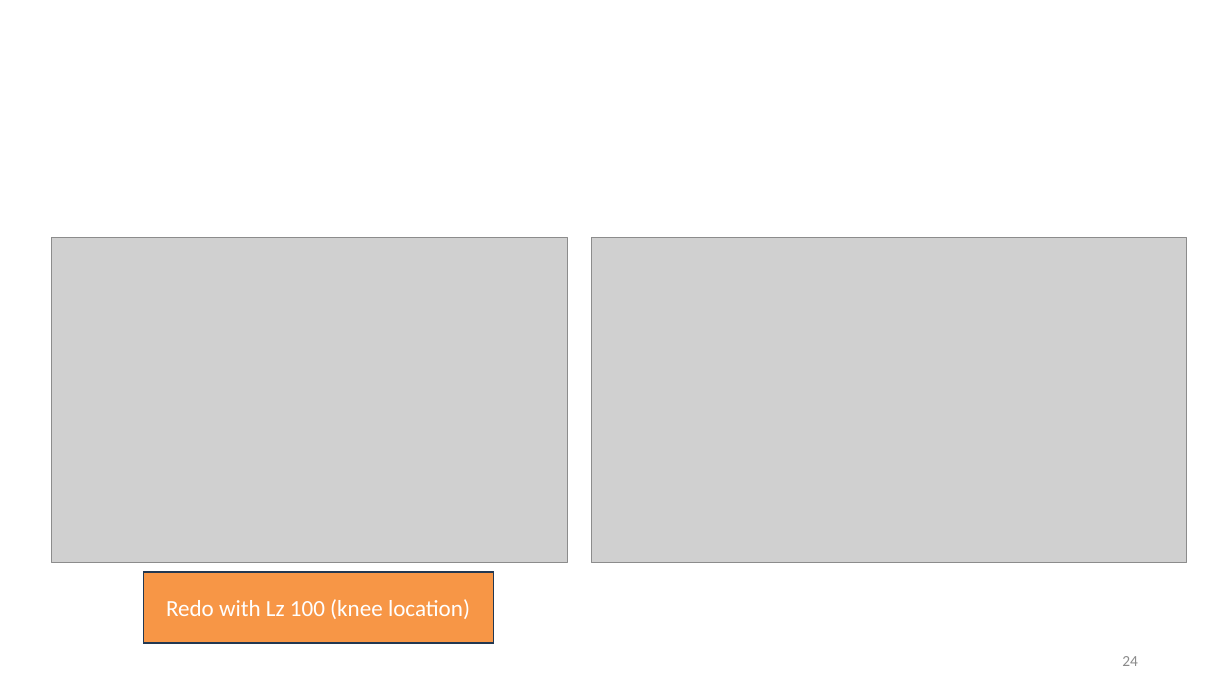
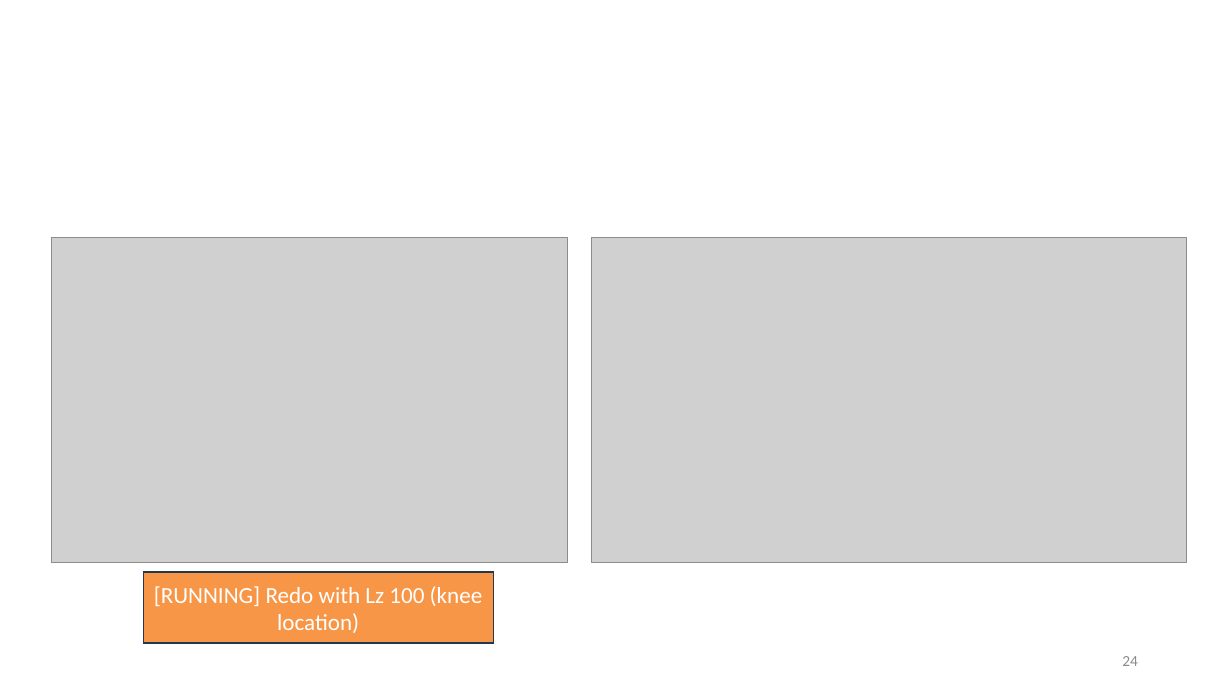
Before and after one commit to tyokokur/presentations, a slide deck: slide 24 of NAF.pptx. Drawn at 1232x693 pixels with LibreOffice and Linux fonts; fonts in the diff are those of the drawing; grey boxes stand for pictures; background and template pictures are left out. Boxes give left, top, right and bottom in pixels: in the first picture for what was removed or moved away, otherwise in the second. Text is boxed around its words. In the diff, an @@ line names an element or a change of style, - is before the commit and + after.

```diff
--- a/NAF.pptx
+++ b/NAF.pptx
@@ text in rectangle at box(154, 586, 483, 633): text changed @@
-Redo with Lz 100 (knee location)
+[RUNNING] Redo with Lz 100 (knee location)
```
Also in this commit, not shown: 1 other slide changed.
